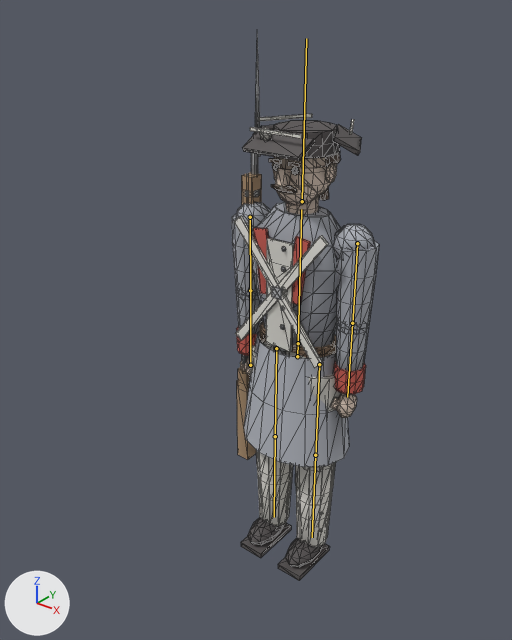
Two versions of the glTF model Game/models/figures/earlymodern_soldier_2.glb, one commit apart.
Both versions are drawn from a 50 mm lens placed at (0.716, -1.029, 1.171), pointed at (-0.066, -0.051, 0.564). Every picture has the same lights, and +X, +Y and +Z are marked at lower left. The picture after the commit comes second. The bones that bend it are drawn over the model as lines. Mesh edges are drawn as thin lines.

In view in the first picture: 'Body_Detail', 'Body_Uniform'.
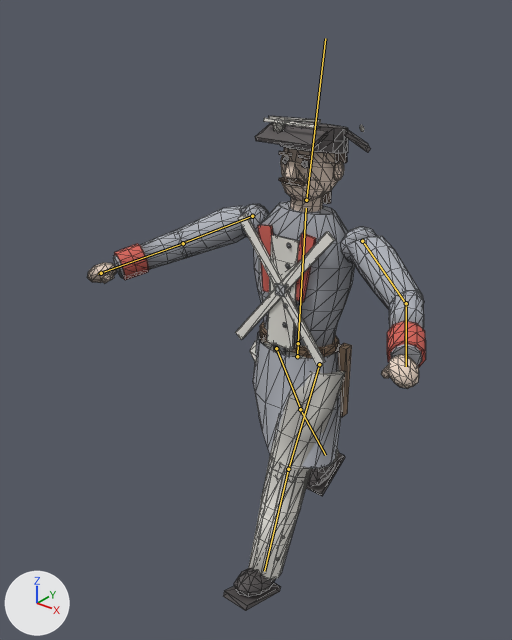
The newer file adds an action. The first version stands in its rest pose; the second is drawn at frame 7 of the action 'Dance'.

Boxes [x1, y1, x2, y2] around the edits, measured in the pictures (512 x 640 px):
```json
{"object": "Body_Detail", "change": "posed", "before": [234, 32, 366, 581], "after": [87, 116, 426, 611], "on screen": "156% wider, 10% shorter"}
{"object": "Body_Uniform", "change": "posed", "before": [232, 202, 379, 467], "after": [113, 202, 424, 468], "on screen": "111% wider"}
{"bone": "Spine", "before": "(298, 343) to (301, 209)", "after": "(298, 343) to (306, 208)"}
{"bone": "Head", "before": "(302, 201) to (306, 38)", "after": "(306, 200) to (325, 38)"}
{"bone": "UpperArm.L", "before": "(357, 243) to (352, 325)", "after": "(362, 241) to (407, 306)"}
{"bone": "Forearm.L", "before": "(352, 323) to (347, 397)", "after": "(406, 303) to (406, 366)"}
{"bone": "UpperArm.R", "before": "(250, 217) to (250, 293)", "after": "(252, 216) to (180, 244)"}
{"bone": "Forearm.R", "before": "(250, 290) to (250, 367)", "after": "(183, 243) to (98, 274)"}
{"bone": "Weapon", "before": "(250, 365) to (250, 287)", "after": "(101, 273) to (101, 273)"}
{"bone": "Thigh.L", "before": "(319, 364) to (315, 458)", "after": "(319, 364) to (287, 472)"}
{"bone": "Shin.L", "before": "(315, 455) to (312, 537)", "after": "(288, 469) to (264, 571)"}
{"bone": "Thigh.R", "before": "(276, 348) to (275, 439)", "after": "(276, 348) to (301, 411)"}
{"bone": "Shin.R", "before": "(275, 436) to (274, 517)", "after": "(300, 409) to (325, 455)"}
```

Edits to the scene script, one JSON object a line:
```json
{"block": "bone_spine", "where": "bone_spine = bpy.data.objects['Figure'].pose.bones['Spine']  # child of 'Hips'"}
{"op": "set", "path": "bone_spine.rotation_quaternion", "old": "(1.0, 0.0, 0.0, 0.0)", "new": "(1.0, -0.026, 0.017, 0.0)", "note": "degrees (0, 0, 0) -> degrees (-3, 2, 0)"}
{"block": "bone_head", "where": "bone_head = bpy.data.objects['Figure'].pose.bones['Head']  # child of 'Spine'"}
{"op": "set", "path": "bone_head.rotation_quaternion", "old": "(1.0, 0.0, 0.0, 0.0)", "new": "(0.999, -0.052, 0.0, 0.0)", "note": "degrees (0, 0, 0) -> degrees (-6, 0, 0)"}
{"block": "bone_upperarm_l", "where": "bone_upperarm_l = bpy.data.objects['Figure'].pose.bones['UpperArm.L']  # child of 'Spine'"}
{"op": "set", "path": "bone_upperarm_l.rotation_quaternion", "old": "(1.0, 0.0, 0.0, 0.0)", "new": "(0.837, -0.186, 0.111, -0.503)", "note": "degrees (0, 0, 0) -> degrees (-25, 0, -62)"}
{"block": "bone_forearm_l", "where": "bone_forearm_l = bpy.data.objects['Figure'].pose.bones['Forearm.L']  # child of 'UpperArm.L'"}
{"op": "set", "path": "bone_forearm_l.rotation_quaternion", "old": "(1.0, 0.0, 0.0, 0.0)", "new": "(0.954, -0.301, 0.0, 0.0)", "note": "degrees (0, 0, 0) -> degrees (-35, 0, 0)"}
{"block": "bone_upperarm_r", "where": "bone_upperarm_r = bpy.data.objects['Figure'].pose.bones['UpperArm.R']  # child of 'Spine'"}
{"op": "set", "path": "bone_upperarm_r.rotation_quaternion", "old": "(1.0, 0.0, 0.0, 0.0)", "new": "(0.837, -0.186, -0.111, 0.503)", "note": "degrees (0, 0, 0) -> degrees (-25, 0, 62)"}
{"block": "bone_forearm_r", "where": "bone_forearm_r = bpy.data.objects['Figure'].pose.bones['Forearm.R']  # child of 'UpperArm.R'"}
{"op": "set", "path": "bone_forearm_r.rotation_quaternion", "old": "(1.0, 0.0, 0.0, 0.0)", "new": "(0.954, -0.301, 0.0, 0.0)", "note": "degrees (0, 0, 0) -> degrees (-35, 0, 0)"}
{"block": "bone_weapon", "where": "bone_weapon = bpy.data.objects['Figure'].pose.bones['Weapon']  # child of 'Forearm.R'"}
{"op": "set", "path": "bone_weapon.rotation_quaternion", "old": "(1.0, 0.0, 0.0, 0.0)", "new": "(-0.921, -0.391, 0.0, 0.0)", "note": "degrees (0, 0, 0) -> degrees (46, 0, 0)"}
{"op": "set", "path": "bone_weapon.scale", "old": "(1.0, 1.0, 1.0)", "new": "(0.0, 0.0, 0.0)"}
{"block": "bone_thigh_l", "where": "bone_thigh_l = bpy.data.objects['Figure'].pose.bones['Thigh.L']  # child of 'Hips'"}
{"op": "set", "path": "bone_thigh_l.rotation_quaternion", "old": "(1.0, 0.0, 0.0, 0.0)", "new": "(0.974, -0.225, 0.0, 0.0)", "note": "degrees (0, 0, 0) -> degrees (-26, 0, 0)"}
{"block": "bone_shin_l", "where": "bone_shin_l = bpy.data.objects['Figure'].pose.bones['Shin.L']  # child of 'Thigh.L'"}
{"op": "set", "path": "bone_shin_l.rotation_quaternion", "old": "(1.0, 0.0, 0.0, 0.0)", "new": "(0.999, 0.052, 0.0, 0.0)", "note": "degrees (0, 0, 0) -> degrees (6, 0, 0)"}
{"block": "bone_thigh_r", "where": "bone_thigh_r = bpy.data.objects['Figure'].pose.bones['Thigh.R']  # child of 'Hips'"}
{"op": "set", "path": "bone_thigh_r.rotation_quaternion", "old": "(1.0, 0.0, 0.0, 0.0)", "new": "(0.974, 0.225, 0.0, 0.0)", "note": "degrees (0, 0, 0) -> degrees (26, 0, 0)"}
{"block": "bone_shin_r", "where": "bone_shin_r = bpy.data.objects['Figure'].pose.bones['Shin.R']  # child of 'Thigh.R'"}
{"op": "set", "path": "bone_shin_r.rotation_quaternion", "old": "(1.0, 0.0, 0.0, 0.0)", "new": "(0.999, 0.044, 0.0, 0.0)", "note": "degrees (0, 0, 0) -> degrees (5, 0, 0)"}
```
